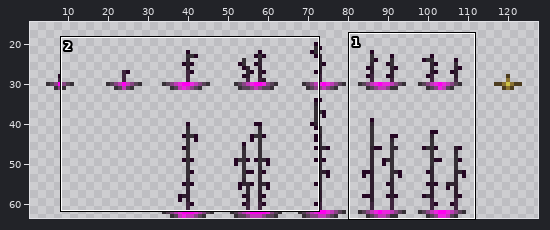
Two states of a sprite sheet, farmables/stickpulp/stickpulpseed.png. The first picture is a wide view before the edit; the outline marks the close-up.
Close-up. Before the edit:
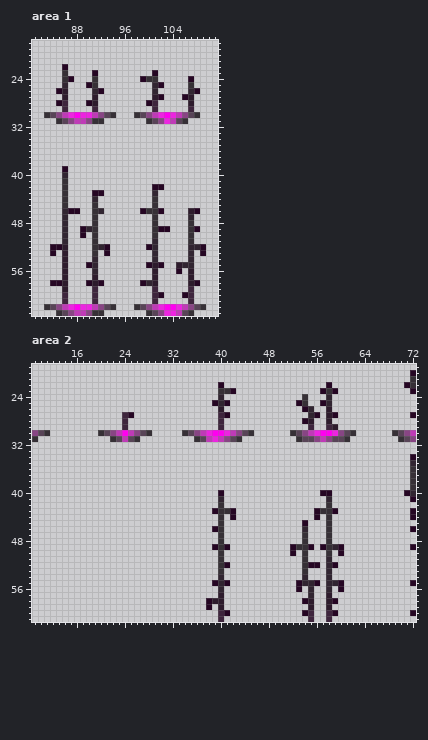
The file is 128x64 pixels. Colours within 5 levels of each other are drawn and written as one. Shown: area 1: x 81..111, y 18..63; area 2: x 9..72, y 19..61. The wide view leaves out empty margins.
And afterwards:
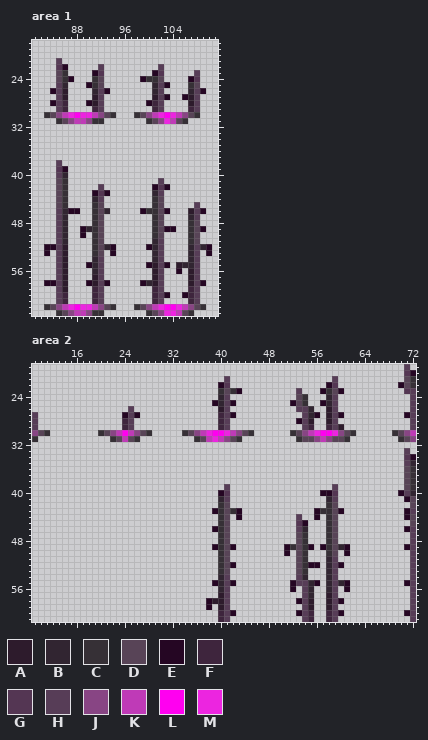
Palette (. is transparent): A #2d1b2c  B #312531  C #363036  D #584457  E #250623  F #3e253d  G #543653  H #573d57  J #884584  K #bf3ab7  L #ff00f0  M #ec25e0
Changes in this commit:
Area 1:
y 21: x 85 . -> H
y 22: x 85 . -> G; x 92 . -> H; x 102 . -> H
y 23: x 85 . -> D; x 92 . -> G; x 102 . -> G; x 108 . -> H
y 24: x 85 . -> D; x 92 . -> D; x 102 . -> D; x 108 . -> G
y 25: x 85 . -> H; x 92 . -> D; x 102..103 E. -> HE; x 108 . -> D
y 26: x 84..85 .E -> EH; x 92..93 E. -> HE; x 102 . -> H; x 108..109 E. -> HE
y 27: x 85 . -> H; x 92 . -> H; x 102..103 E. -> HE; x 108 . -> H
y 28: x 84..85 .E -> EH; x 92 . -> H; x 102 . -> H; x 108 . -> H
y 29: x 85 . -> H; x 92 . -> H; x 102 . -> H; x 108 . -> H
y 38: x 85 . -> H
y 39: x 85 . -> G
y 40: x 85 . -> H
y 41: x 85 . -> D; x 102 . -> H
y 42: x 85 . -> D; x 92 . -> H; x 102..103 E. -> GE
y 43: x 85 . -> D; x 92..93 E. -> GE; x 102 . -> H
y 44: x 85 . -> D; x 92 . -> H; x 102 . -> D
y 45: x 85 . -> D; x 92 . -> D; x 102 . -> D; x 108 . -> H
y 46: x 85 . -> H; x 92..93 B. -> DB; x 102..103 E. -> DE; x 108..109 E. -> HE
y 47: x 85 . -> H; x 92 . -> D; x 102 . -> D; x 108 . -> H
y 48: x 85 . -> H; x 92 . -> D; x 102 . -> D; x 108 . -> D
y 49: x 85 . -> H; x 92 . -> D; x 102 E -> D; x 104 . -> E; x 108..109 E. -> DE
y 50: x 85 . -> H; x 92 . -> D; x 102 . -> D; x 108 . -> D
y 51: x 85 . -> H; x 92 . -> D; x 102 . -> H; x 108 . -> D
y 52: x 83 . -> E; x 85 E -> H; x 92..94 BE. -> DBE; x 102 . -> H; x 108..110 BE. -> HBE
y 53: x 83..85 .E. -> E.H; x 92..94 .E. -> D.E; x 102 . -> H; x 108..110 .E. -> H.E
y 54: x 85 . -> H; x 92 . -> H; x 102 . -> H; x 108 . -> H
y 55: x 85 . -> H; x 92 . -> H; x 102..103 E. -> HE; x 108 . -> H
y 56..57: x 85 . -> H; x 92 . -> H; x 102 . -> H; x 108 . -> H
y 58: x 83 . -> E; x 85 E -> H; x 92..93 E. -> HE; x 102 . -> H; x 108..109 E. -> HE
y 59: x 85 . -> H; x 92 . -> H; x 102 . -> H; x 108 . -> H
y 60: x 85 . -> H; x 92 . -> H; x 102..103 E. -> HE; x 108 . -> H
y 61: x 85 . -> H; x 92 . -> H; x 102 . -> H; x 108 . -> H
Area 2:
y 19: x 71 . -> H
y 20: x 71 . -> G
y 21: x 41 . -> H; x 59 . -> H; x 71 . -> D
y 22: x 41 . -> G; x 59 . -> G; x 70..71 .E -> ED
y 23: x 41..43 CE. -> DCE; x 53 . -> H; x 59..60 E. -> DE; x 71..72 .E -> GH
y 24: x 41 . -> H; x 53 . -> D; x 59 . -> H; x 72 . -> H
y 25: x 41..42 E. -> HE; x 52..53 .E -> ED; x 59 . -> H; x 72 . -> H
y 26: x 25 . -> H; x 41 . -> H; x 53..54 .E -> HH; x 59 . -> H; x 72 . -> H
y 27: x 9 . -> H; x 24..26 FE. -> EHE; x 41..42 E. -> HE; x 54 . -> H; x 59..60 E. -> HE; x 71..72 .E -> EH
y 28: x 9 . -> H; x 25 . -> H; x 41 . -> H; x 53..54 .E -> EH; x 59 . -> H; x 72 . -> H
y 29: x 9 . -> H; x 25 . -> H; x 41 . -> H; x 54 . -> H; x 59..60 A. -> HA; x 72 . -> H
y 33: x 71 . -> H
y 34: x 71 . -> G
y 35: x 71 . -> H
y 36..38: x 71 . -> D
y 39: x 41 . -> H; x 59 . -> H; x 71 . -> D
y 40: x 41 . -> G; x 59 . -> G; x 70..71 .E -> EH
y 41: x 41 . -> H; x 59 . -> H; x 71..72 .E -> ED
y 42: x 41 . -> D; x 59 . -> D; x 72 . -> D
y 43: x 41..43 CE. -> DCE; x 59..60 E. -> DE; x 71..72 .E -> EH
y 44: x 41..43 .E. -> D.E; x 53 . -> H; x 59 . -> D; x 71..72 .E -> ED
y 45: x 41 . -> D; x 53 . -> G; x 59 . -> D; x 72 . -> D
y 46: x 41 . -> D; x 53 . -> H; x 59 . -> D; x 71..72 .E -> EH
y 47..48: x 41 . -> D; x 53 . -> D; x 59 . -> D; x 72 . -> H
y 49: x 41..42 E. -> DE; x 51..53 .EC -> ECD; x 59..61 BE. -> DBE; x 71..72 .E -> EH
y 50: x 41 . -> D; x 51..53 .E. -> E.D; x 59..61 .E. -> D.E; x 72 . -> H
y 51: x 41 . -> D; x 53 . -> D; x 59 . -> H; x 72 . -> H
y 52: x 41..42 E. -> DE; x 53 . -> D; x 59..60 E. -> HE; x 72 . -> H
y 53: x 41 . -> D; x 53 . -> D; x 59 . -> H; x 72 . -> H
y 54: x 41 . -> H; x 53 . -> H; x 59 . -> H; x 72 . -> H
y 55: x 41..42 E. -> HE; x 52..54 .EB -> EHH; x 59..61 BE. -> HBE; x 71..72 .E -> EH
y 56: x 41 . -> H; x 52..54 .E. -> E.H; x 59..61 .E. -> H.E; x 72 . -> H
y 57: x 41 . -> H; x 54 . -> H; x 59 . -> H; x 72 . -> H
y 58: x 41 . -> H; x 53..54 .E -> EH; x 59..60 E. -> HE; x 72 . -> H
y 59: x 41 . -> H; x 54 . -> H; x 59 . -> H; x 72 . -> H
y 60: x 41..42 E. -> HE; x 53..54 .E -> EH; x 59..60 E. -> HE; x 71..72 .E -> EH
y 61: x 41 . -> H; x 54 . -> H; x 59 . -> H; x 72 . -> H
